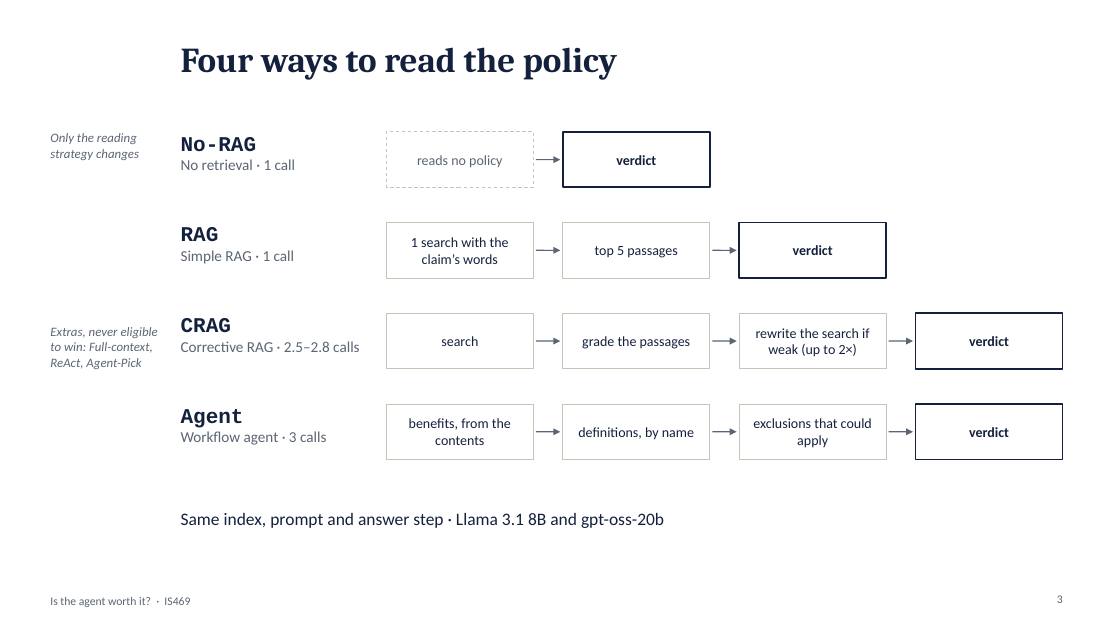
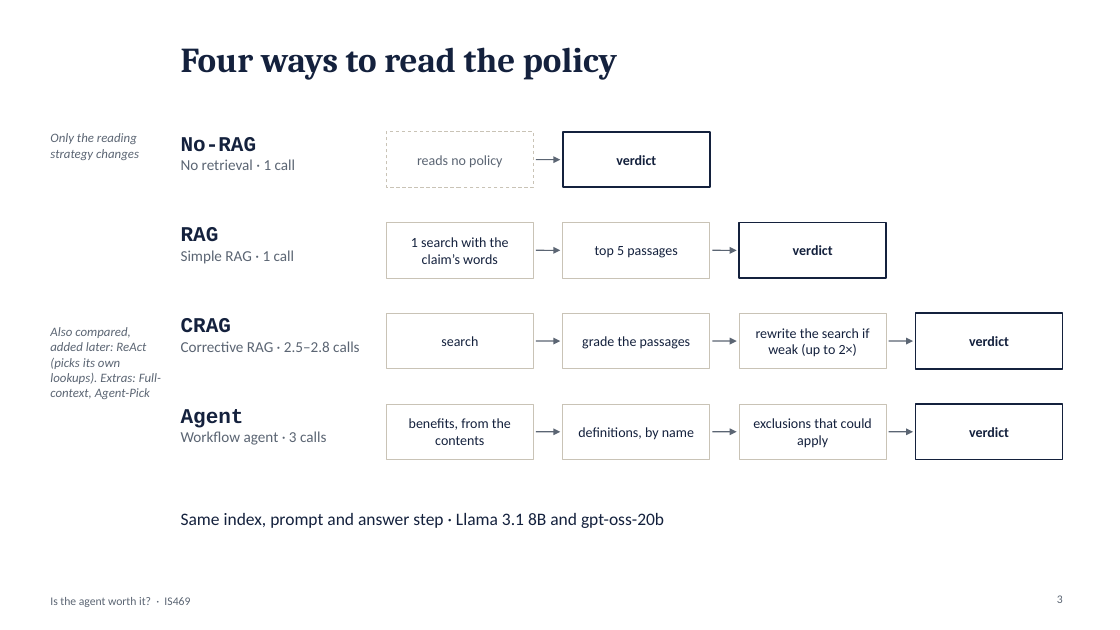
Before and after one commit to yezhan58-oss/insurance_policy_checker-rag, a slide deck: slide 3 of docs/IS469_presentation.pptx. Drawn at 1120x630 pixels with LibreOffice and Linux fonts; fonts in the diff are those of the drawing. Boxes give left, top, right and bottom in pixels: in the first picture for what was removed or moved away, otherwise in the second. Text is boxed around its words. In the diff, an @@ line names an element or a change of style, - is before the commit and + after.

Commit message:
ReAct in the main comparison: decision rule reported as planned and with ReAct; tables, charts, slides 3 and 6

```diff
--- a/docs/IS469_presentation.pptx
+++ b/docs/IS469_presentation.pptx
@@ text at <box>50,327,161,399</box>: text changed @@
-Extras, never eligible to win: Full-context, ReAct, Agent-Pick
+Also compared, added later: ReAct (picks its own lookups). Extras: Full-context, Agent-Pick
```
Also in this commit, not shown: 1 other slide changed, 9 other files.
